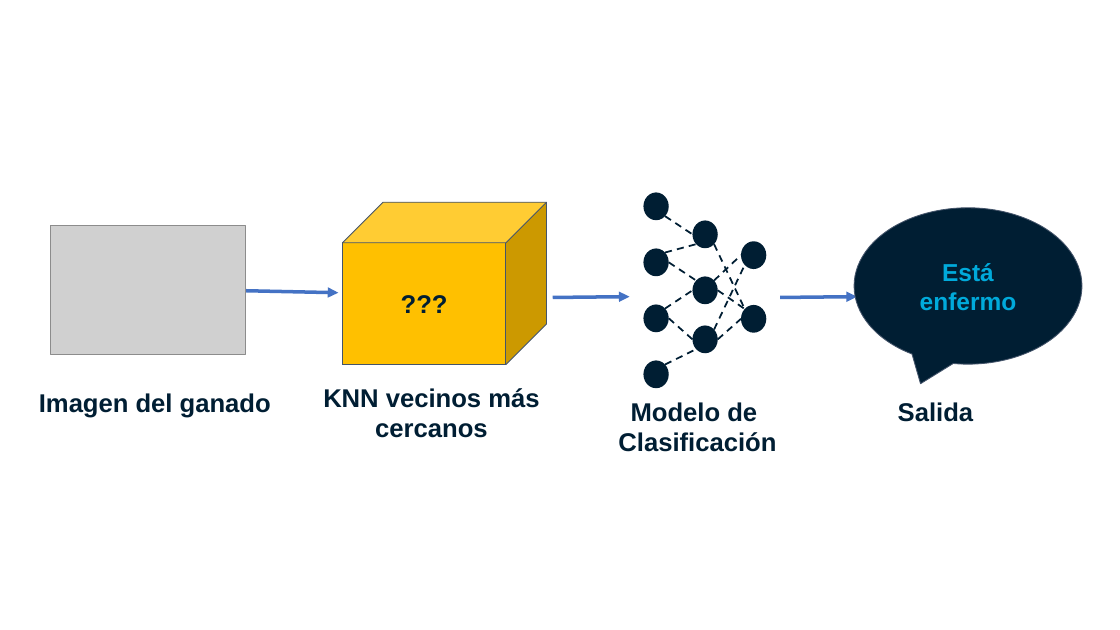
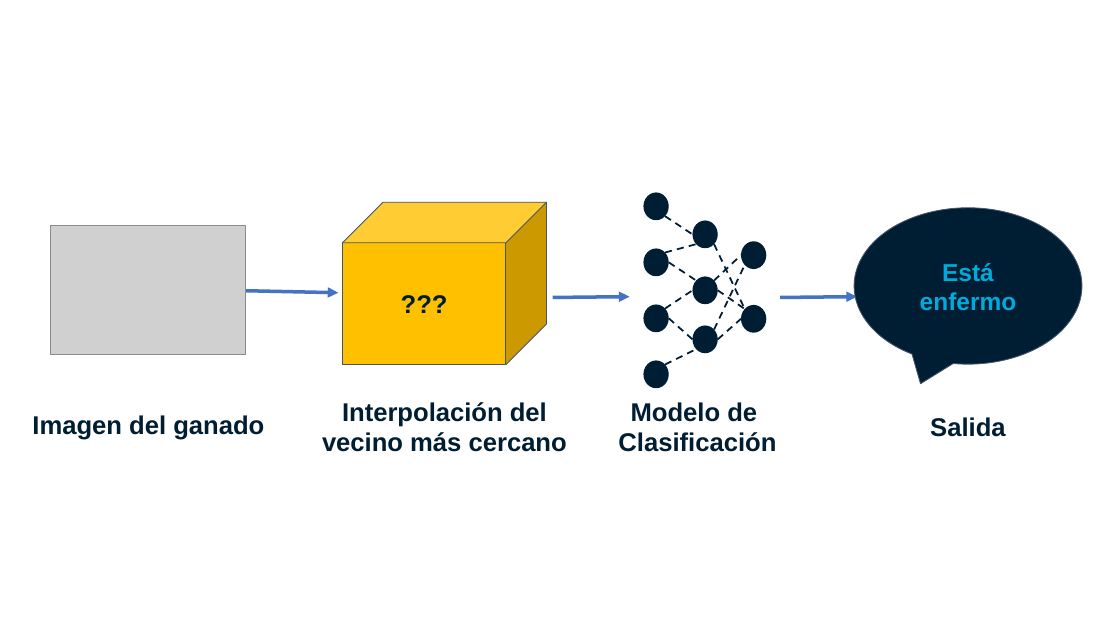
Before and after one commit to DavidAgudeloTapias/ST0245-001, a slide deck: slide 4 of Proyecto/Presentaciones/Presentacion2.pptx. Drawn at 1120x630 pixels with LibreOffice and Linux fonts; fonts in the diff are those of the drawing; grey boxes stand for pictures; background and template pictures are left out. Boxes give left, top, right and bottom in pixels: in the first picture for what was removed or moved away, otherwise in the second. Text is boxed around its words. In the diff, an @@ line names an element or a change of style, - is before the commit and + after.

```diff
--- a/Proyecto/Presentaciones/Presentacion2.pptx
+++ b/Proyecto/Presentaciones/Presentacion2.pptx
@@ text "Imagen del ganado": place and size @@
-text "Imagen del ganado" at (39,393,271,418)
+text "Imagen del ganado" at (32,415,264,440)
@@ text at (322,402,567,452): text changed @@
-KNN vecinos más cercanos
+Interpolación del vecino más cercano
@@ text "Salida": place and size @@
-text "Salida" at (898,402,973,422)
+text "Salida" at (930,417,1005,437)
```
Also in this commit, not shown: 2 other slides changed, 2 other files.
